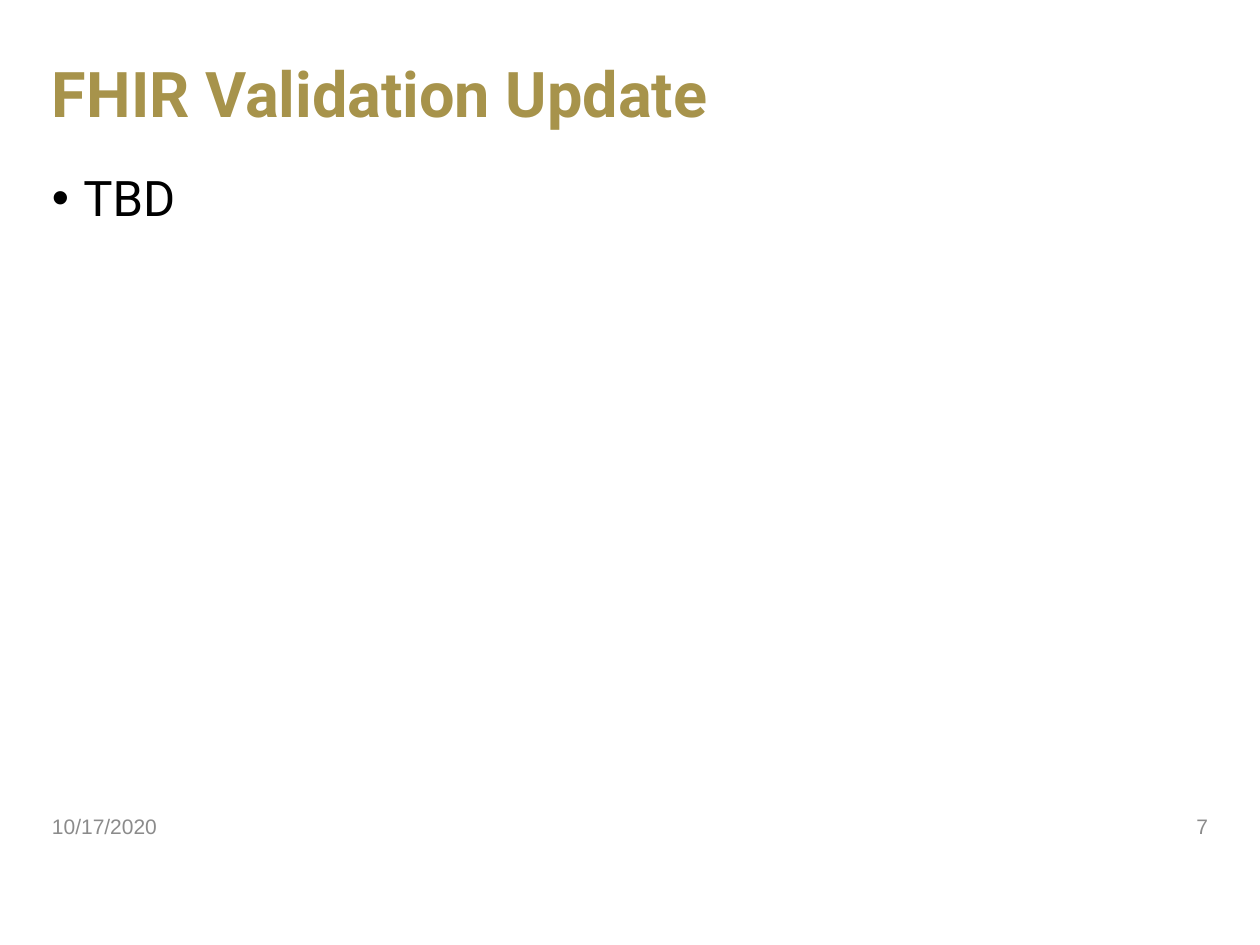
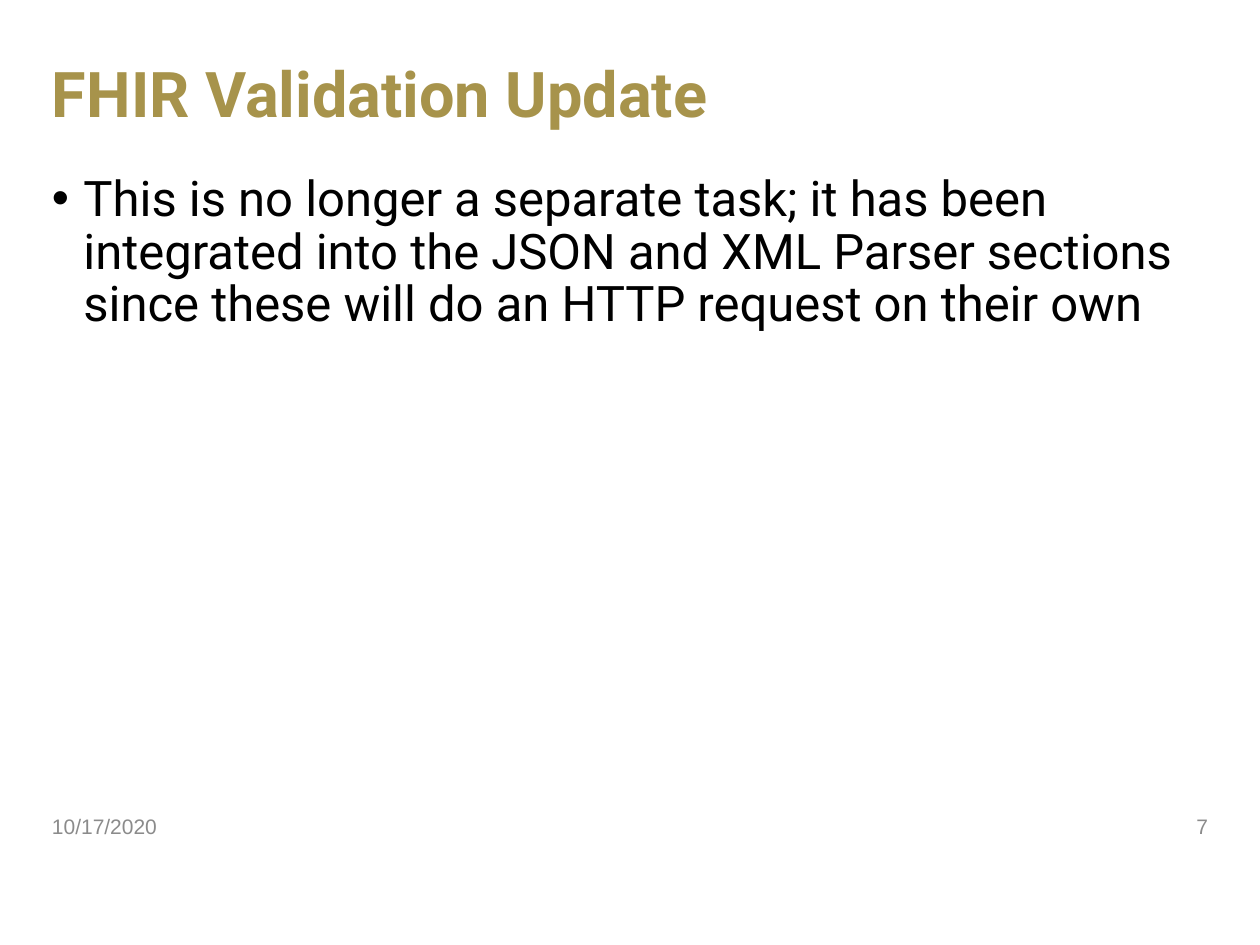
Before and after one commit to jdavis470/National-Firefighter-Registry, a slide deck: slide 7 of collateral/Team 55 Sprint 4.pptx. Drawn at 1260x945 pixels with LibreOffice and Linux fonts; fonts in the diff are those of the drawing; background and template pictures are left out. Boxes give left, top, right and bottom in pixels: in the first picture for what was removed or moved away, otherwise in the second. Text is boxed around its words. In the diff, an @@ line names an element or a change of style, - is before the commit and + after.

Commit message:
Updated schedule to reflect rolling in FHIR validation into parsers

```diff
--- a/collateral/Team 55 Sprint 4.pptx
+++ b/collateral/Team 55 Sprint 4.pptx
@@ text at [83,179,1172,331]: text changed @@
-• TBD
+• This is no longer a separate task; it has been integrated into the JSON and XML Parser sections since these will do an HTTP request on their own
```
Also in this commit, not shown: 7 other slides changed, 1 slide added, 1 other file.
